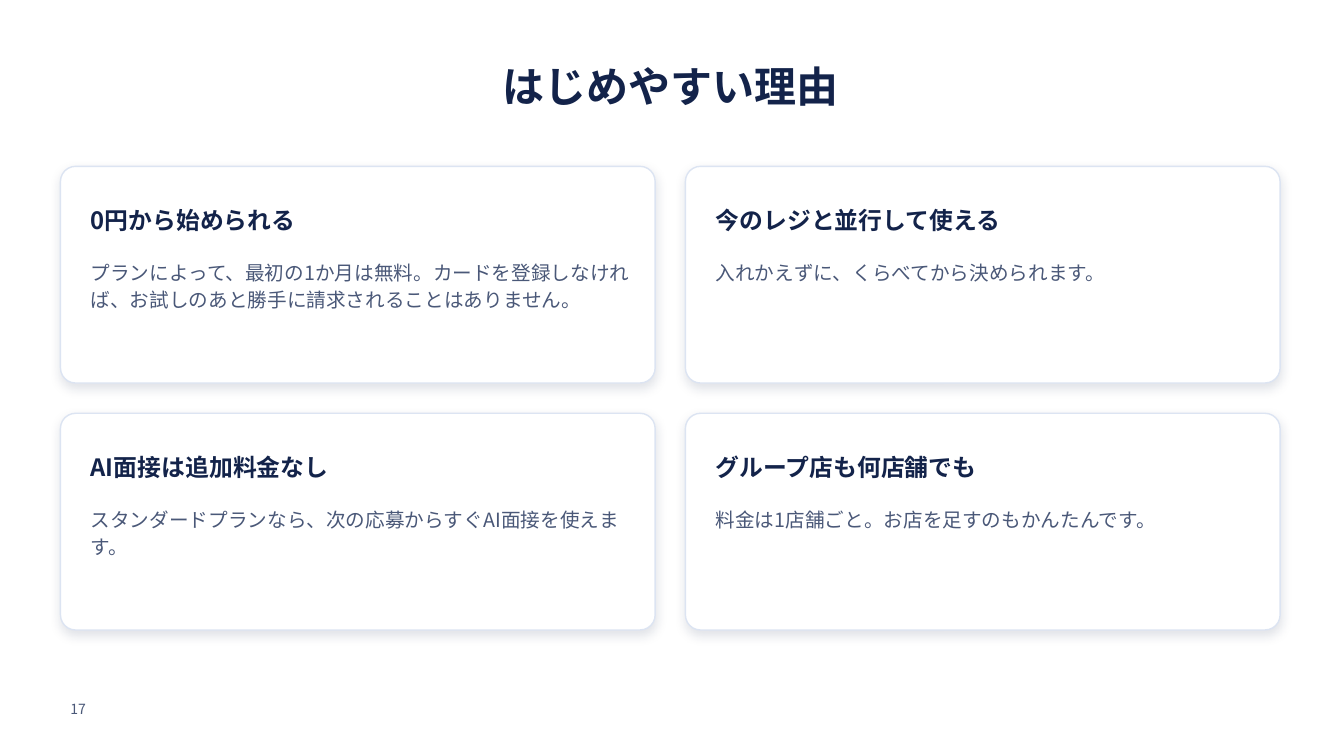
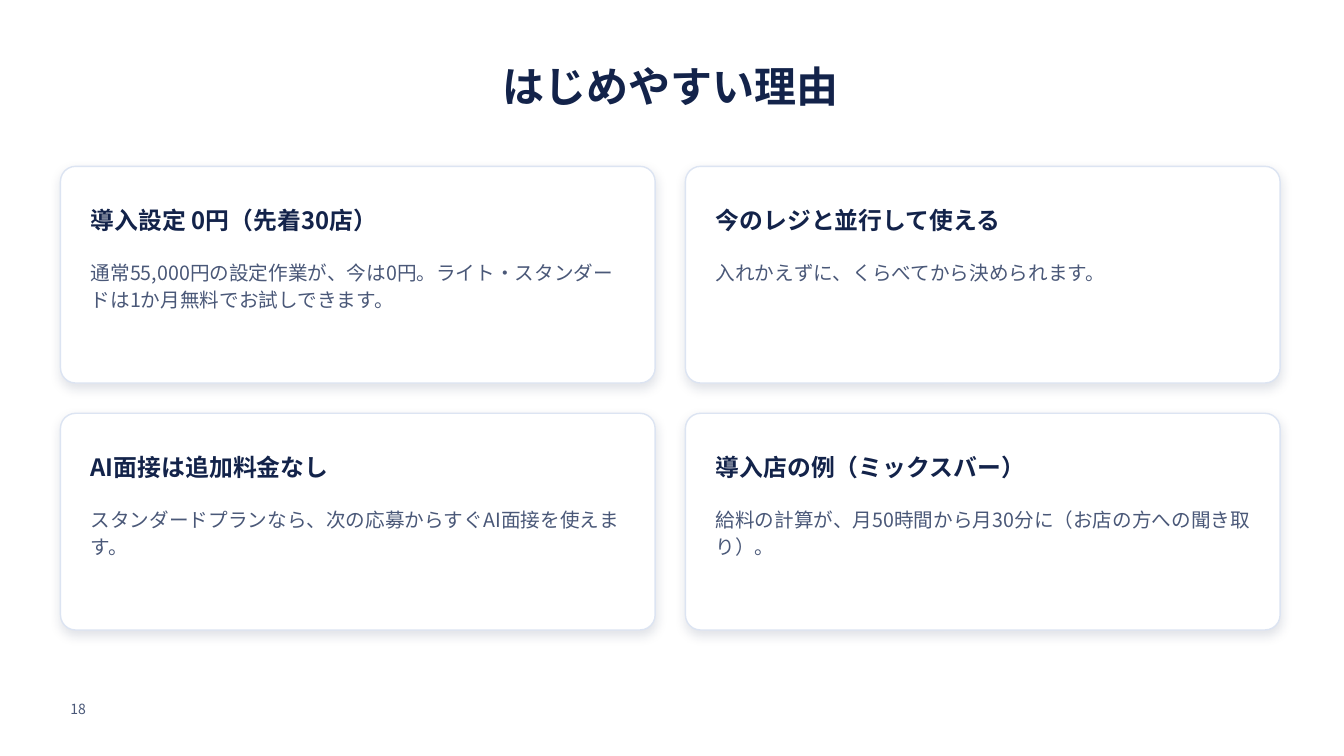
Before and after one commit to SatoAkito2026/GACHICAREERAI, a slide deck: slide 18 of docs/posupos-sales/posupos-teian.pptx (slide 17 before the commit). Drawn at 1344x756 pixels with LibreOffice and Linux fonts; fonts in the diff are those of the drawing; background and template pictures are left out. Boxes give left, top, right and bottom in pixels: in the first picture for what was removed or moved away, otherwise in the second. Text is boxed around its words. In the diff, an @@ line names an element or a change of style, - is before the commit and + after.

```diff
--- a/docs/posupos-sales/posupos-teian.pptx
+++ b/docs/posupos-sales/posupos-teian.pptx
@@ text at [91,208,377,232]: text changed @@
-0円から始められる
+導入設定 0円（先着30店）
@@ text at [91,263,613,309]: text changed @@
-プランによって、最初の1か月は無料。カードを登録しなければ、お試しのあと勝手に請求されることはありません。
+通常55,000円の設定作業が、今は0円。ライト・スタンダードは1か月無料でお試しできます。
@@ text at [716,455,1025,479]: text changed @@
-グループ店も何店舗でも
+導入店の例（ミックスバー）
@@ text at [716,510,1250,556]: text changed @@
-料金は1店舗ごと。お店を足すのもかんたんです。
+給料の計算が、月50時間から月30分に（お店の方への聞き取り）。
@@ page number at [70,703,86,714]: text changed @@
-17
+18
```
Also in this commit, not shown: 2 other slides changed, 1 slide added, 5 other files.
